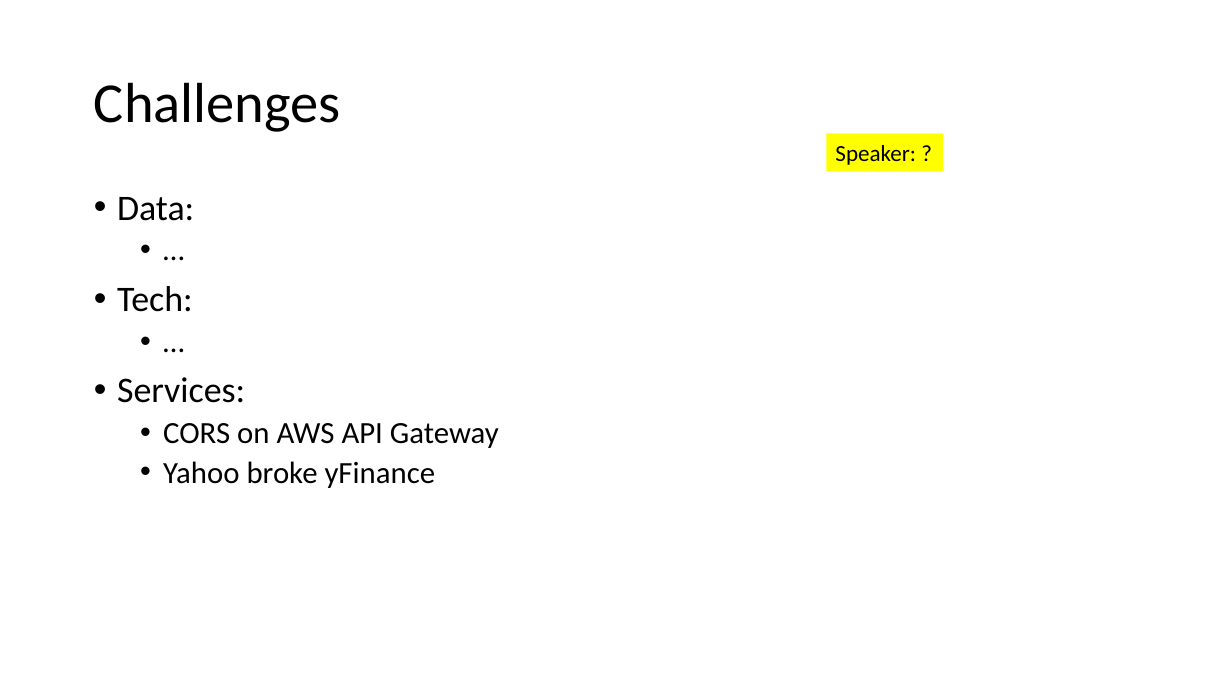
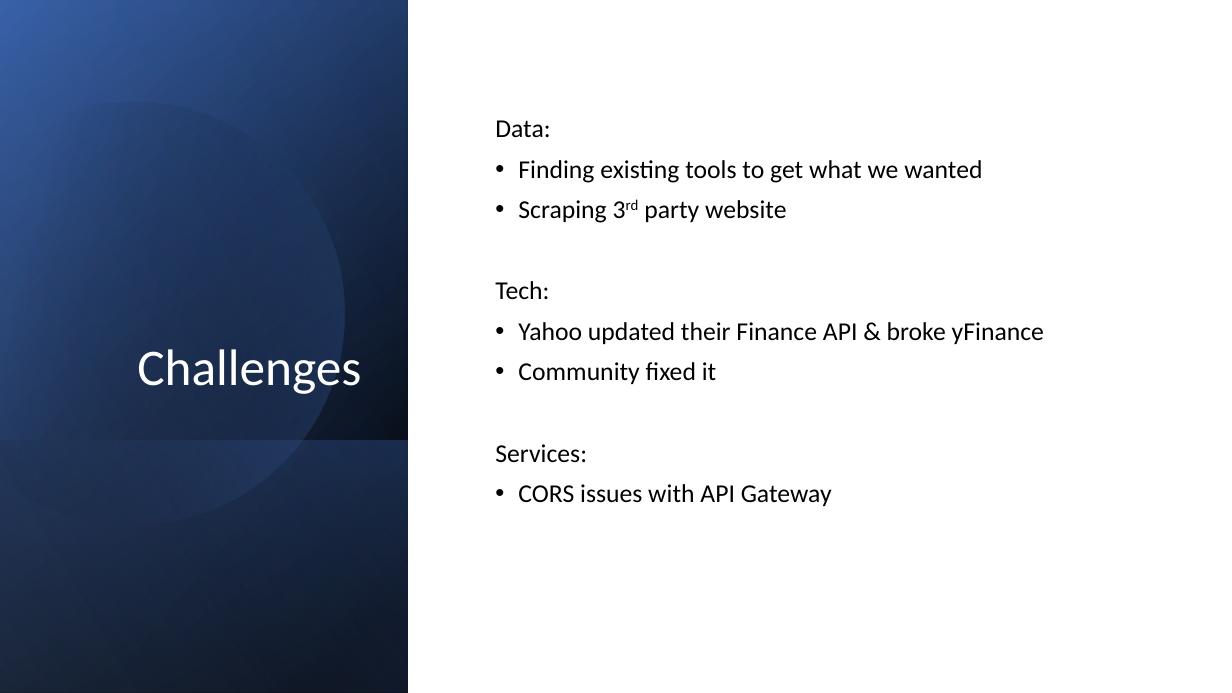
Before and after one commit to gmitt98/webapp-stock-project, a slide deck: slide 5 of Team_Presentation.pptx. Drawn at 1232x693 pixels with LibreOffice and Linux fonts; fonts in the diff are those of the drawing. Boxes give left, top, right and bottom in pixels: in the first picture for what was removed or moved away, otherwise in the second. Text is boxed around its words. In the diff, an @@ line names an element or a change of style, - is before the commit and + after.

```diff
--- a/Team_Presentation.pptx
+++ b/Team_Presentation.pptx
@@ rectangle added at (0,0,1232,693), fill #FFFFFF @@
@@ rectangle added at (0,0,409,693), fill gradient #000000 to #2F5597 @@
@@ rectangle added at (0,1,409,693), fill gradient #000000 to #4472C4 @@
@@ rectangle added at (0,0,409,692), fill gradient #000000 to #8FAADC @@
@@ freeform shape added at (0,52,395,567), fill gradient #000000 to #4472C4 @@
@@ title "Challenges": place and size @@
-title "Challenges" at (94,82,341,132)
+title "Challenges" at (137,349,361,394)
@@ title "Challenges" at (137,349,361,394): size 44 to 40 pt, text colour #000000 to #FFFFFF; alignment left to right; vertical alignment middle to bottom @@
@@ text added at (495,120,1044,506), 20 pt, text #000000 @@
+Data:
+• Finding existing tools to get what we wanted
+• Scraping 3rd party website
+Tech:
+• Yahoo updated their Finance API & broke yFinance
+• Community fixed it
+Services:
+• CORS issues with API Gateway
@@ rectangle removed at (826,134,943,171) @@
-Speaker: ?
@@ text removed at (117,197,499,488) @@
-• Data:
-  • …
-• Tech:
-  • …
-• Services:
-  • CORS on AWS API Gateway
-  • Yahoo broke yFinance
@@ rectangle added at (0,440,409,693), fill gradient #4472C4 to #000000 @@
```
Also in this commit, not shown: 3 other slides changed, 1 slide added, 1 slide removed, 1 other file.
